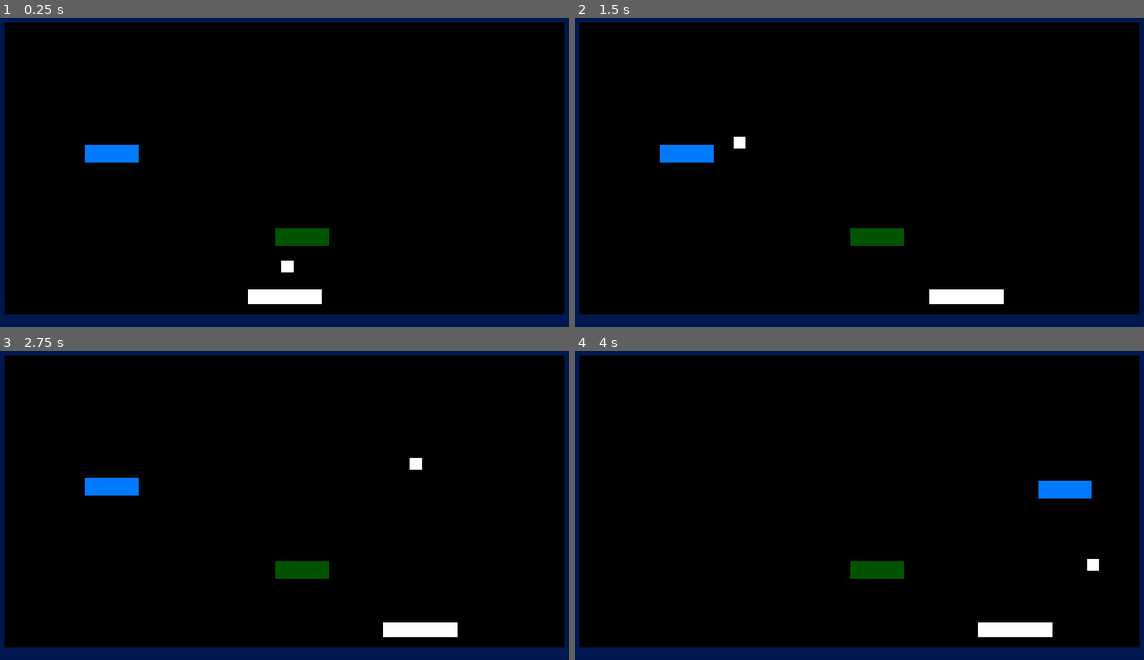
Above: before the commit, frames 1-4 (two rows, left to right).
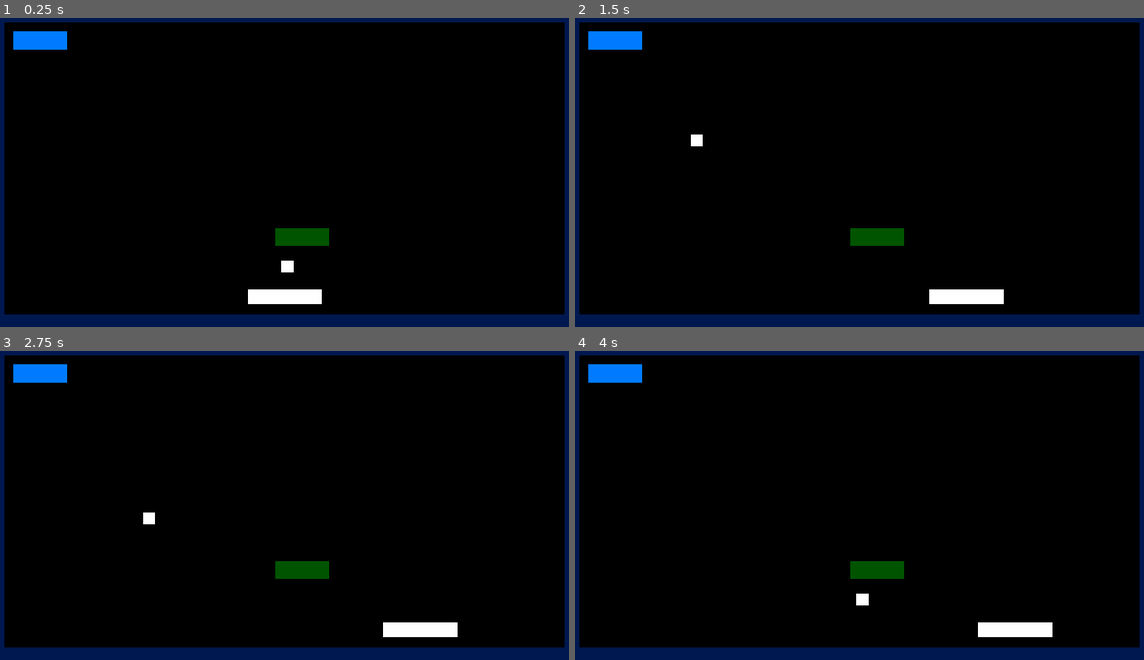
Above: after the commit, the same moments.

Repository: AlixBarreaux/simple-breakout
Game: Godot game, scene res://Scenes/Levels/LevelTest.tscn
Same seed, same stepped clock (60 frames per second), same inputs: the game is played once before the commit and once after it. This scene is started directly instead of the project's main scene. The engine's default icon, where the game draws it, is replaced by a stand-in: a white triangle on a blue panel in a dark square.
Inputs:
- Up to frame 1 (0.25 s): no input
- Up to frame 2 (1.5 s): tap Enter at 0.5 s; hold D (move_right) 0.53-1.28 s; tap Space (launch_ball) at 0.6, 1.35 s; hold Q (move_left) from 1.28 s (still down)
- Up to frame 3 (2.75 s): release Q (move_left) at 2.03 s; hold D (move_right) from 2.03 s (still down); tap Space (launch_ball) at 2.1 s
- Up to frame 4 (4 s): tap Space (launch_ball) at 2.85, 3.6 s; release D (move_right) at 3.53 s; hold Q (move_left) from 3.53 s (still down)

The runs differ from the first frame. In frame 1, 1.1% of the frame differs, in the area x 2-25%, y 4-47%; in frame 2, 1.3%; in frame 3, 1.3%, in the area x 2-75%, y 4-57%; in frame 4, 1.3%.

Commit message:
add some asserts in the HealthManager, and tweak some values for level designing purposes. Also include the teleporting brick into the TestLevel

Diff:
--- a/Scenes/HealthManager.tscn
+++ b/Scenes/HealthManager.tscn
@@ -2,6 +2,5 @@
 
 [ext_resource path="res://Scripts/Bricks_Attributes/health_manager.gd" type="Script" id=1]
 
-
 [node name="HealthManager" type="Node"]
 script = ExtResource( 1 )
--- a/Scenes/Levels/LevelTest.tscn
+++ b/Scenes/Levels/LevelTest.tscn
@@ -15,6 +15,9 @@
 
 [node name="StaticBody2D" type="StaticBody2D" parent="." index="0"]
 position = Vector2( 1020, -140 )
+__meta__ = {
+"_edit_group_": true
+}
 
 [node name="CollisionShape2D" type="CollisionShape2D" parent="StaticBody2D" index="0"]
 position = Vector2( -22.2236, 0 )
@@ -24,13 +27,20 @@
 position = Vector2( 960, 740 )
 
 [node name="BrickTeleporting" parent="Bricks" index="1" instance=ExtResource( 3 )]
-position = Vector2( 570, 470 )
+position = Vector2( 80, 80 )
+
+[node name="HealthManager" parent="Bricks/BrickTeleporting" index="0"]
+current_health = 5
+max_health = 5
+
+[node name="TeleportingManager" parent="Bricks/BrickTeleporting" index="3"]
+teleport_randomly = false
 
 [node name="Position2D" parent="Bricks/BrickTeleporting/TeleportingManager/TeleportLocations" index="0"]
-position = Vector2( 320, 460 )
+position = Vector2( 80, 80 )
 
 [node name="Position2D2" parent="Bricks/BrickTeleporting/TeleportingManager/TeleportLocations" index="1"]
-position = Vector2( 1590, 470 )
+position = Vector2( 1680, 80 )
 
 [node name="Floor" type="StaticBody2D" parent="Terrain" index="1"]
 position = Vector2( 2070, 1030 )
--- a/Scripts/Bricks_Attributes/health_manager.gd
+++ b/Scripts/Bricks_Attributes/health_manager.gd
@@ -12,9 +12,16 @@
 
 # ---------------------------------- RUN CODE ----------------------------------
 
+func _ready() -> void:
+	self._initialize_asserts()
 
 
 # ------------------------------ DECLARE FUNCTIONS -----------------------------
+
+func _initialize_asserts() -> void:
+	assert(self.current_health > 0)
+	assert(self.current_health <= max_health)
+
 
 func decrease_current_health(amount: int) -> void:
 	self.current_health -= amount
--- a/TeleportingManager.tscn
+++ b/TeleportingManager.tscn
@@ -19,6 +19,7 @@
 }
 
 [node name="NextTeleportationTimer" type="Timer" parent="."]
+wait_time = 3.0
 autostart = true
 
 [connection signal="timeout" from="NextTeleportationTimer" to="." method="_on_NextTeleportationTimer_timeout"]
